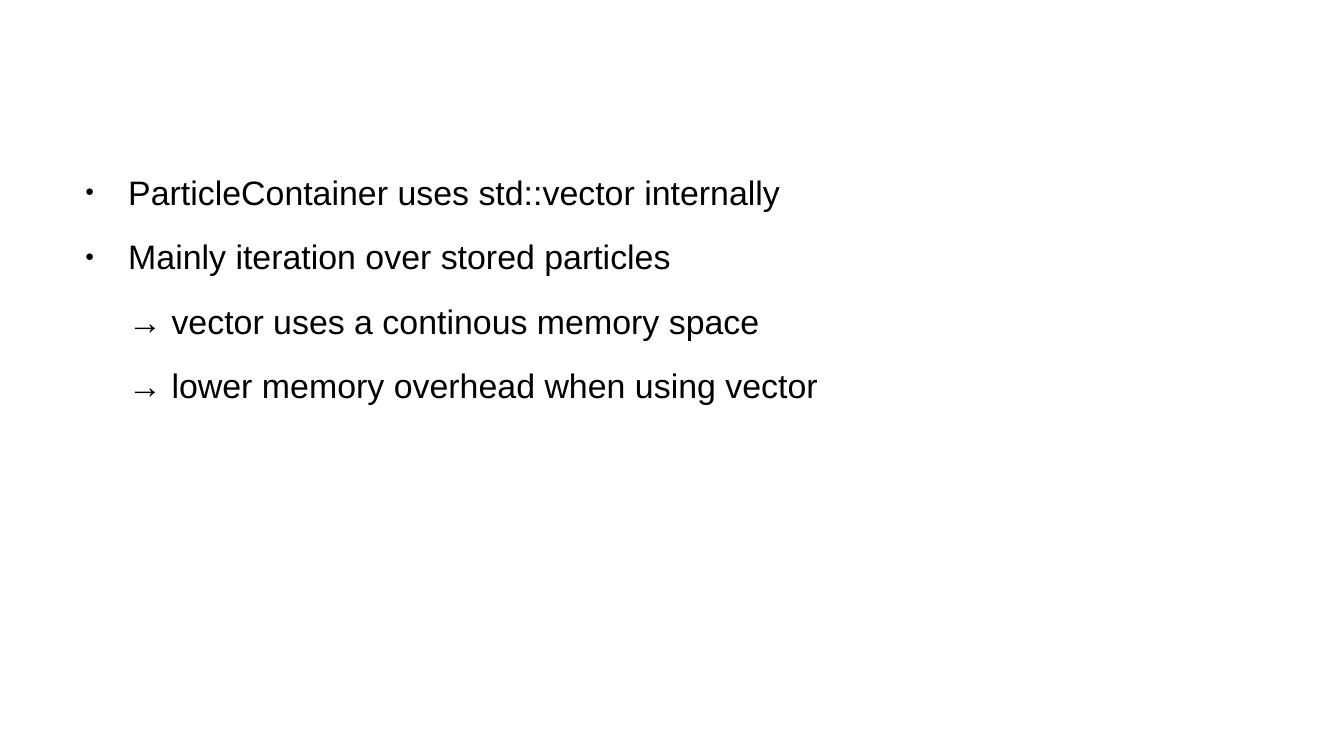
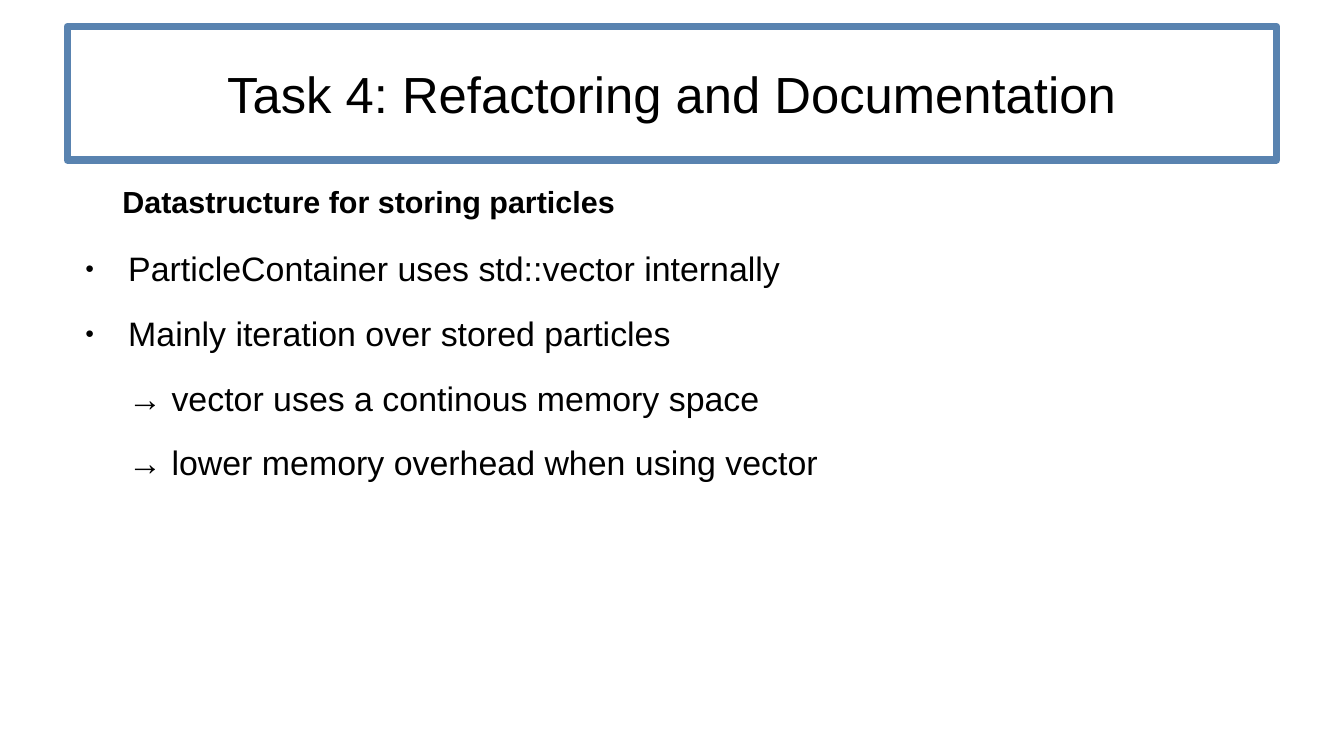
Before and after one commit to lneef/PSEMolDyn_Group1, a slide deck: slide 8 of Sheet1.odp. Drawn at 1344x756 pixels with LibreOffice and Linux fonts; fonts in the diff are those of the drawing. Boxes give left, top, right and bottom in pixels: in the first picture for what was removed or moved away, otherwise in the second. Text is boxed around its words. In the diff, an @@ line names an element or a change of style, - is before the commit and + after.

```diff
--- a/Sheet1.odp
+++ b/Sheet1.odp
@@ title added at (67,27,1277,160), outline #5983B0 4.25 pt, 30 pt, text #000000 @@
+Task 4: Refactoring and Documentation
@@ text added at (122,191,614,219), 18 pt, text #000000, bold @@
+Datastructure for storing particles
@@ text "ParticleContainer uses std::vector internally": place and size @@
-text "ParticleContainer uses std::vector internally" at (128,180,817,405)
+text "ParticleContainer uses std::vector internally" at (128,256,817,482)
```
Also in this commit, not shown: 8 other slides changed.
